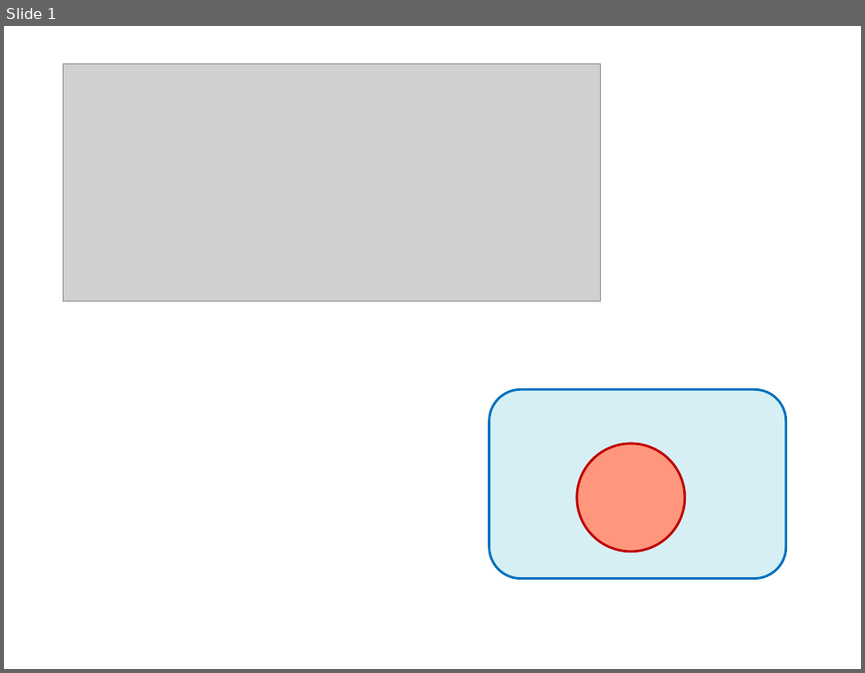
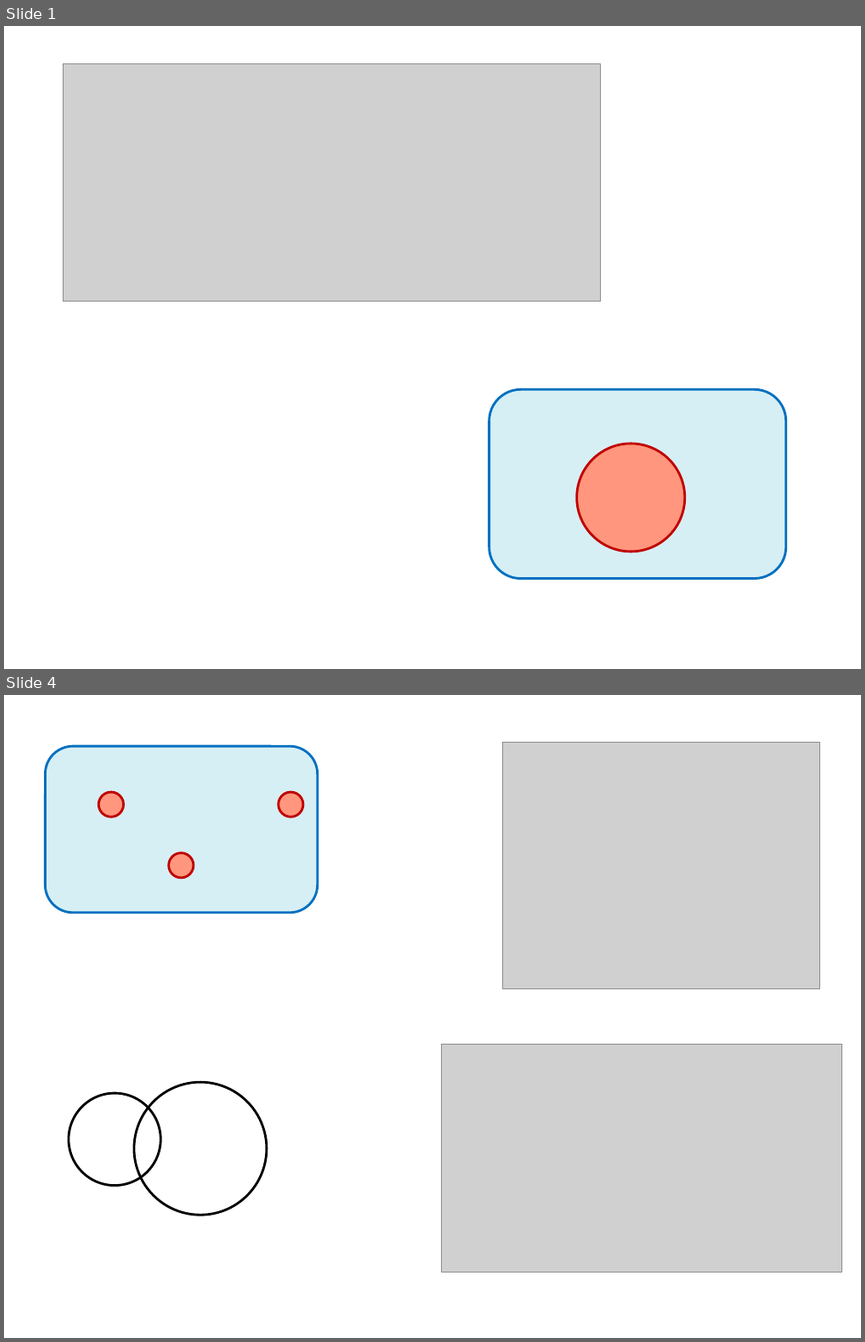
Before and after one commit to l432/NMK, a slide deck: Lecture/FizChemMat/sclad.ppt. Shown one above the other, each under a label of ours: slide 1 before the commit, slides 1 and 4 after it; the slides between them are not shown. The pictures are 865x673 and 865x1342 pixels, drawn with LibreOffice and Linux fonts; fonts in the diff are those of the drawing; grey boxes stand for pictures. Boxes give left, top, right and bottom in pixels: in the first picture for what was removed or moved away, otherwise in the second. Text is boxed around its words. In the diff, an @@ line names an element or a change of style, - is before the commit and + after.

```diff
--- a/Lecture/FizChemMat/sclad.ppt
+++ b/Lecture/FizChemMat/sclad.ppt
@@ slide 4 added at (4,695,861,1338), background #FFFFFF @@
@@ picture added at (503,742,820,989) @@
@@ group added at (45,746,318,913): 3 ellipses, 1 rounded rectangle @@
@@ picture added at (442,1043,842,1271) @@
@@ ellipse added at (69,1093,160,1185), outline #000000 2.01 pt @@
@@ ellipse added at (134,1083,267,1215), outline #000000 2.01 pt @@
```
Also in this commit, not shown: 1 slide changed, 8 other slides added, 1 other file.
